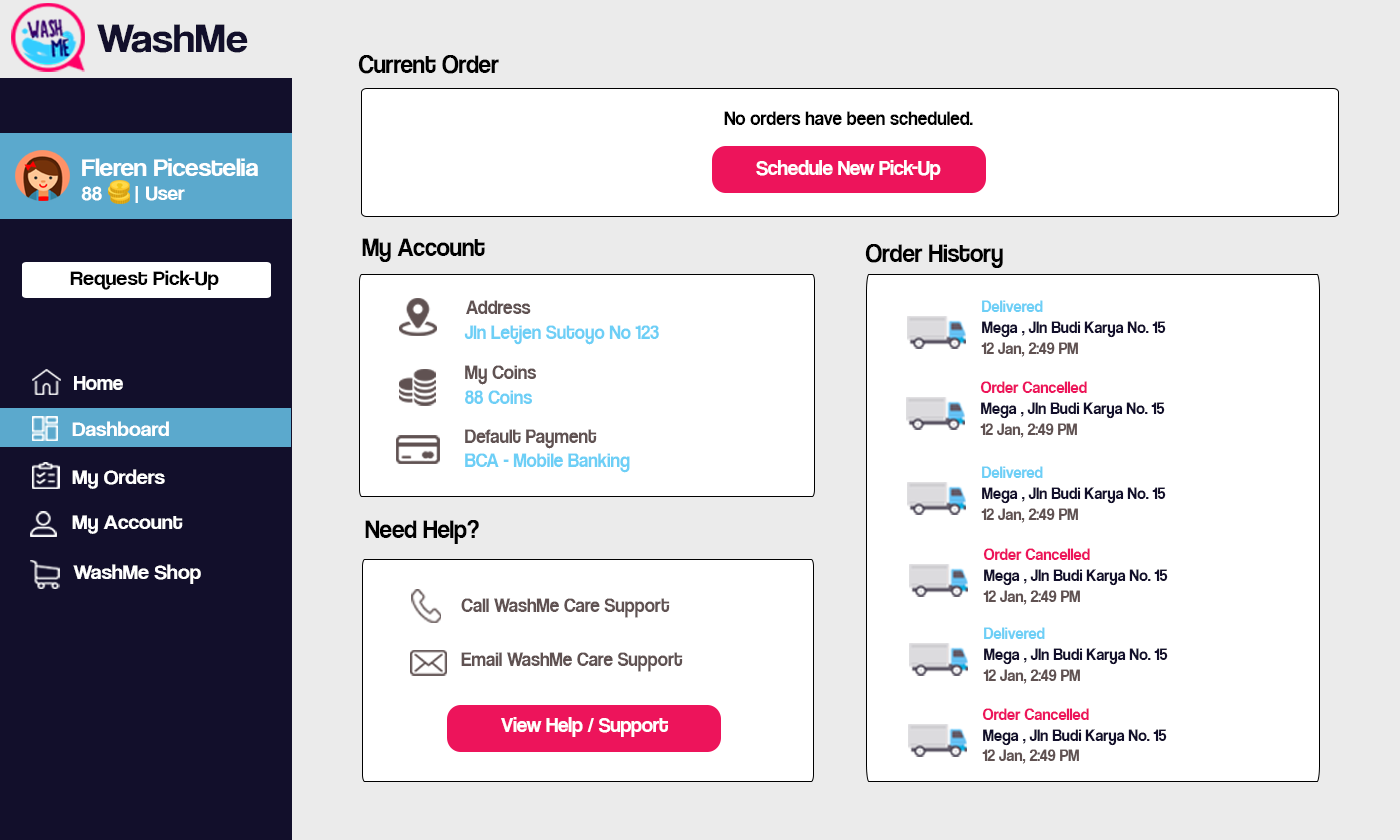
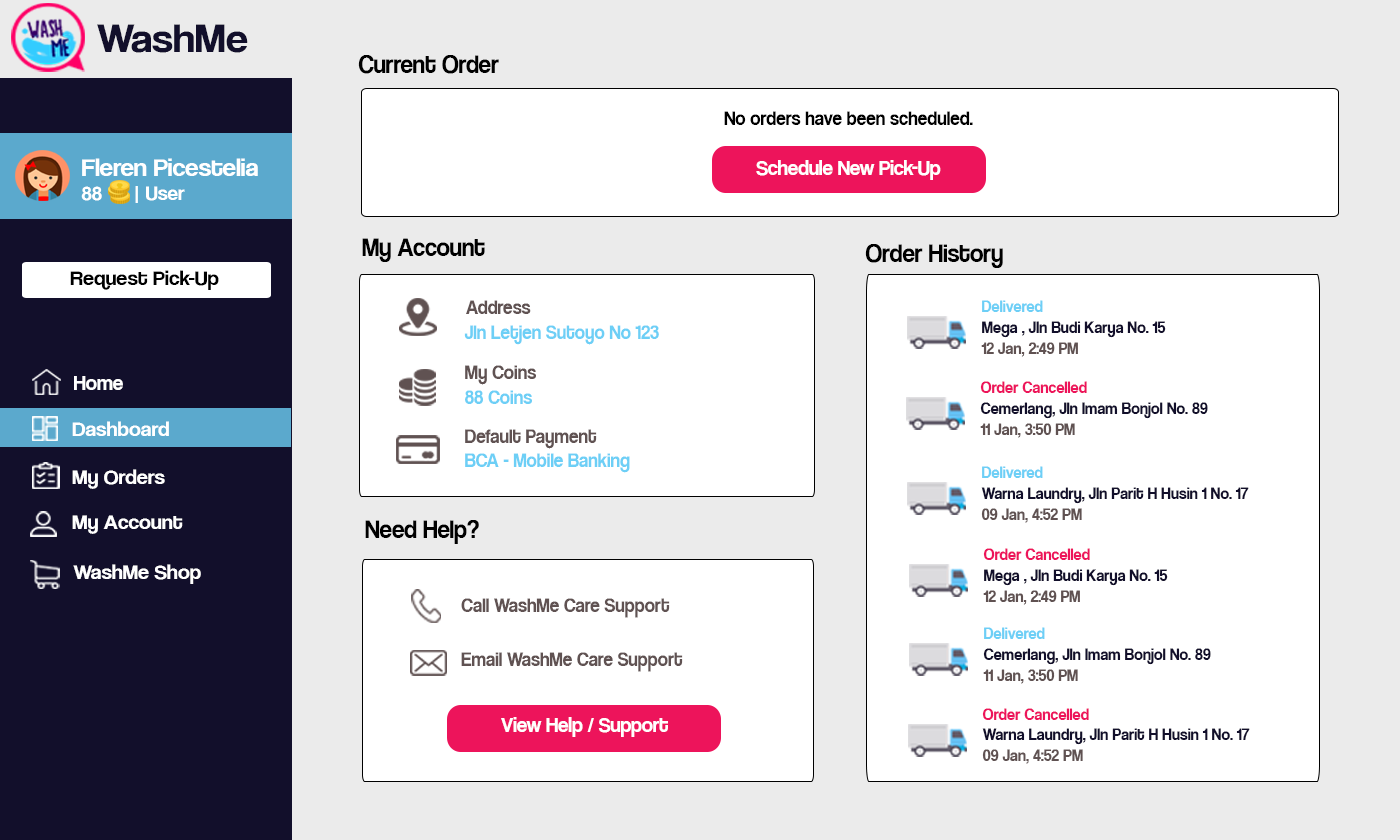
The second 1400px x 840px image is a revision of the first. Changes to its layers:
renamed "12 Jan, 2:49 PM copy 5" to "09 Jan, 4:52 PM copy", moved it above "Warna Laundry, Jln Parit H Husin 1 No. 17 copy", painted on it over [982,749,1083,764]
renamed "Mega , Jln Budi Karya No. 15 copy 5" to "Warna Laundry, Jln Parit H Husin 1 No. 17 copy", moved it above "09 Jan, 4:52 PM", painted on it over [982,728,1250,746]
renamed "12 Jan, 2:49 PM copy 2" to "09 Jan, 4:52 PM", painted on it over [981,508,1082,523]
renamed "Mega , Jln Budi Karya No. 15 copy 2" to "Warna Laundry, Jln Parit H Husin 1 No. 17", painted on it over [981,487,1249,504]
renamed "12 Jan, 2:49 PM copy 4" to "11 Jan, 3:50 PM copy", painted on it over [988,669,1080,684]
renamed "Mega , Jln Budi Karya No. 15 copy 4" to "Cemerlang, Jln Imam Bonjol No. 89 copy", painted on it over [983,648,1211,665]
renamed "12 Jan, 2:49 PM copy" to "11 Jan, 3:50 PM", painted on it over [985,423,1077,438]
renamed "Mega , Jln Budi Karya No. 15 copy" to "Cemerlang, Jln Imam Bonjol No. 89", painted on it over [980,402,1208,419]
